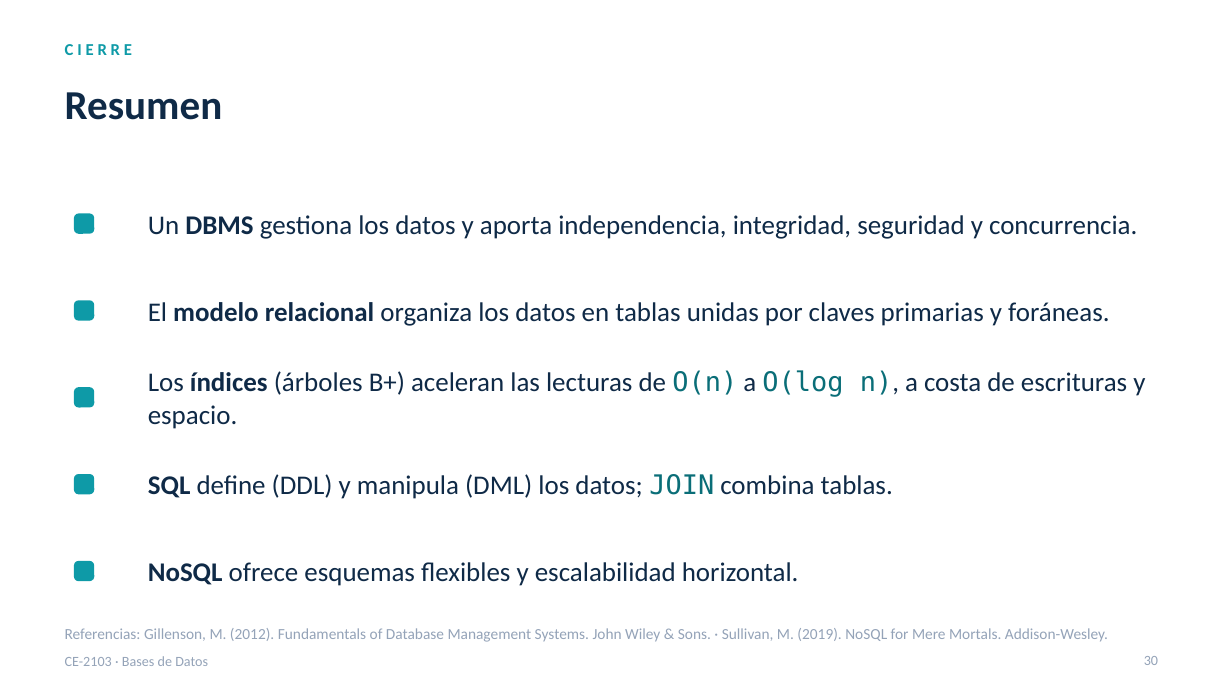
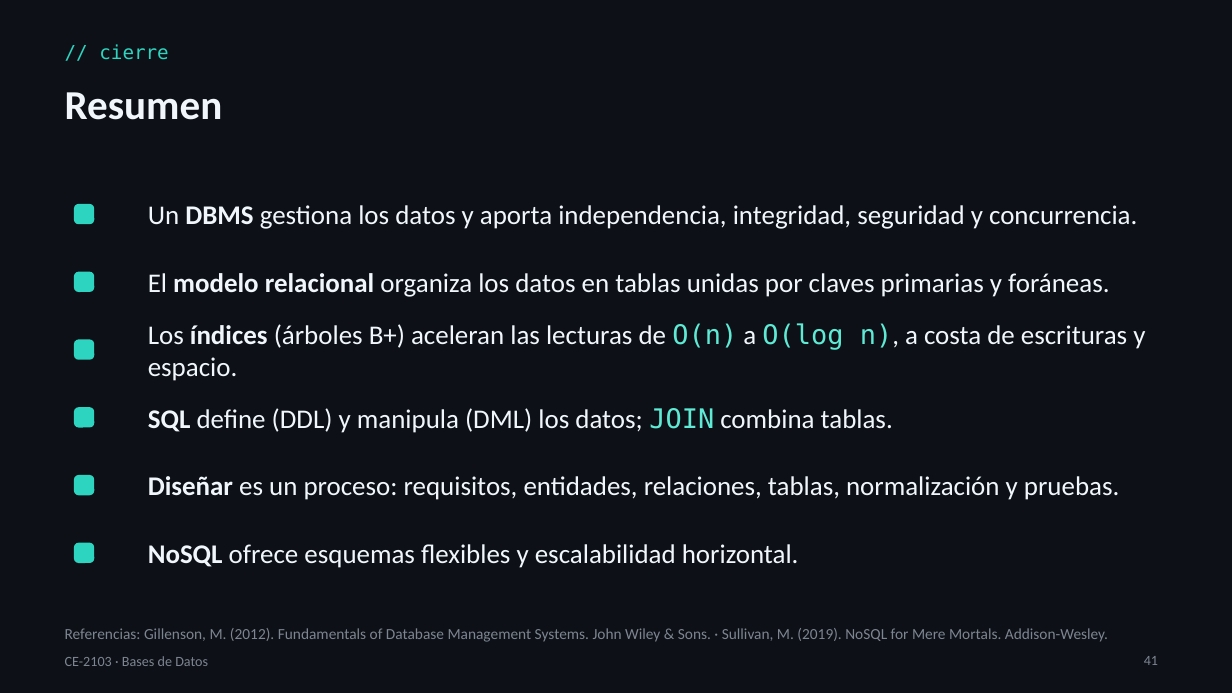
Before and after one commit to itcr-computer-engineering/data-structures-and-algorithms, a slide deck: slide 41 of presentaciones/ce-2103/Lección 08 - Bases de Datos.pptx (slide 30 before the commit). Drawn at 1232x693 pixels with LibreOffice and Linux fonts; fonts in the diff are those of the drawing. Boxes give left, top, right and bottom in pixels: in the first picture for what was removed or moved away, otherwise in the second. Text is boxed around its words. In the diff, an @@ line names an element or a change of style, - is before the commit and + after.

```diff
--- a/presentaciones/ce-2103/Lección 08 - Bases de Datos.pptx
+++ b/presentaciones/ce-2103/Lección 08 - Bases de Datos.pptx
@@ background #FFFFFF to #0D1117 @@
@@ text "// cierre" at box(99, 44, 168, 60): vertical alignment top to middle @@
@@ text at box(99, 44, 168, 60): text changed; size 13 to 15 pt; font Calibri to DejaVu Sans Mono; text colour #0E9AA7 to #2DD4BF; bold off @@
-CIERRE
+// cierre
@@ rounded rectangle: place and size @@
-rounded rectangle at box(74, 213, 94, 234)
+rounded rectangle at box(74, 204, 94, 225)
@@ text colour #0F2A47 to #F0F6FC in 4 elements at box(65, 92, 223, 120), box(148, 205, 1137, 229), box(148, 544, 799, 568), box(148, 273, 1109, 297) @@
@@ text "El modelo relacional organiza los ...": place and size @@
-text "El modelo relacional organiza los ..." at box(148, 302, 1109, 326)
+text "El modelo relacional organiza los ..." at box(148, 273, 1109, 297)
@@ fill #0E9AA7 to #2DD4BF in 5 elements at box(74, 475, 94, 495), box(74, 204, 94, 225), box(74, 543, 94, 563), box(74, 408, 94, 428), box(74, 272, 94, 292) @@
@@ rounded rectangle: place and size @@
-rounded rectangle at box(74, 300, 94, 321)
+rounded rectangle at box(74, 272, 94, 292)
@@ text "Los índices (árboles B+) aceleran ...": place and size @@
-text "Los índices (árboles B+) aceleran ..." at box(148, 370, 1145, 429)
+text "Los índices (árboles B+) aceleran ..." at box(148, 323, 1145, 381)
@@ text "Los índices (árboles B+) aceleran ..." at box(148, 323, 1145, 381): text colour #0F2A47 to #F0F6FC in "Los índices (árboles B+) aceleran las lecturas ..."; text colour #0A6E78 to #5EEAD4 in "O(n) O(log n)," @@
@@ rounded rectangle added at box(74, 339, 94, 360), fill #2DD4BF @@
@@ text "SQL define (DDL) y manipula ...": place and size @@
-text "SQL define (DDL) y manipula ..." at box(148, 474, 893, 499)
+text "SQL define (DDL) y manipula ..." at box(148, 408, 893, 433)
@@ text "SQL define (DDL) y manipula ..." at box(148, 408, 893, 433): text colour #0F2A47 to #F0F6FC; text colour #0A6E78 to #5EEAD4 in "JOIN" @@
@@ rounded rectangle: place and size @@
-rounded rectangle at box(74, 387, 94, 408)
+rounded rectangle at box(74, 408, 94, 428)
@@ text added at box(148, 476, 1119, 500), 21 pt, text #F0F6FC @@
+Diseñar es un proceso: requisitos, entidades, relaciones, tablas, normalización y pruebas.
@@ text "NoSQL ofrece esquemas flexibles y ...": place and size @@
-text "NoSQL ofrece esquemas flexibles y ..." at box(148, 562, 799, 586)
+text "NoSQL ofrece esquemas flexibles y ..." at box(148, 544, 799, 568)
@@ rounded rectangle: place and size @@
-rounded rectangle at box(74, 561, 94, 581)
+rounded rectangle at box(74, 543, 94, 563)
@@ text "Referencias: Gillenson, M. (2012). Fundamentals ..." at box(65, 628, 1108, 642): text colour #94A3B8 to #7D8590 @@
@@ text "CE-2103 · Bases de Datos" at box(65, 656, 208, 666): text colour #94A3B8 to #7D8590 @@
@@ page number at box(1144, 656, 1158, 665): text changed; text colour #94A3B8 to #7D8590 @@
-30
+41
```
Also in this commit, not shown: 29 other slides changed, 11 slides added, 8 other files.
